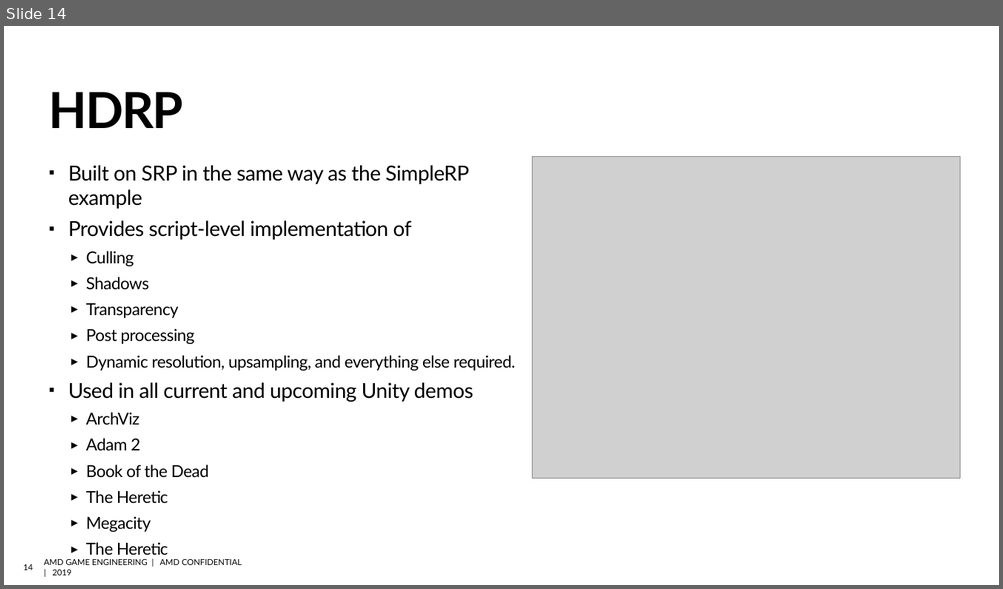
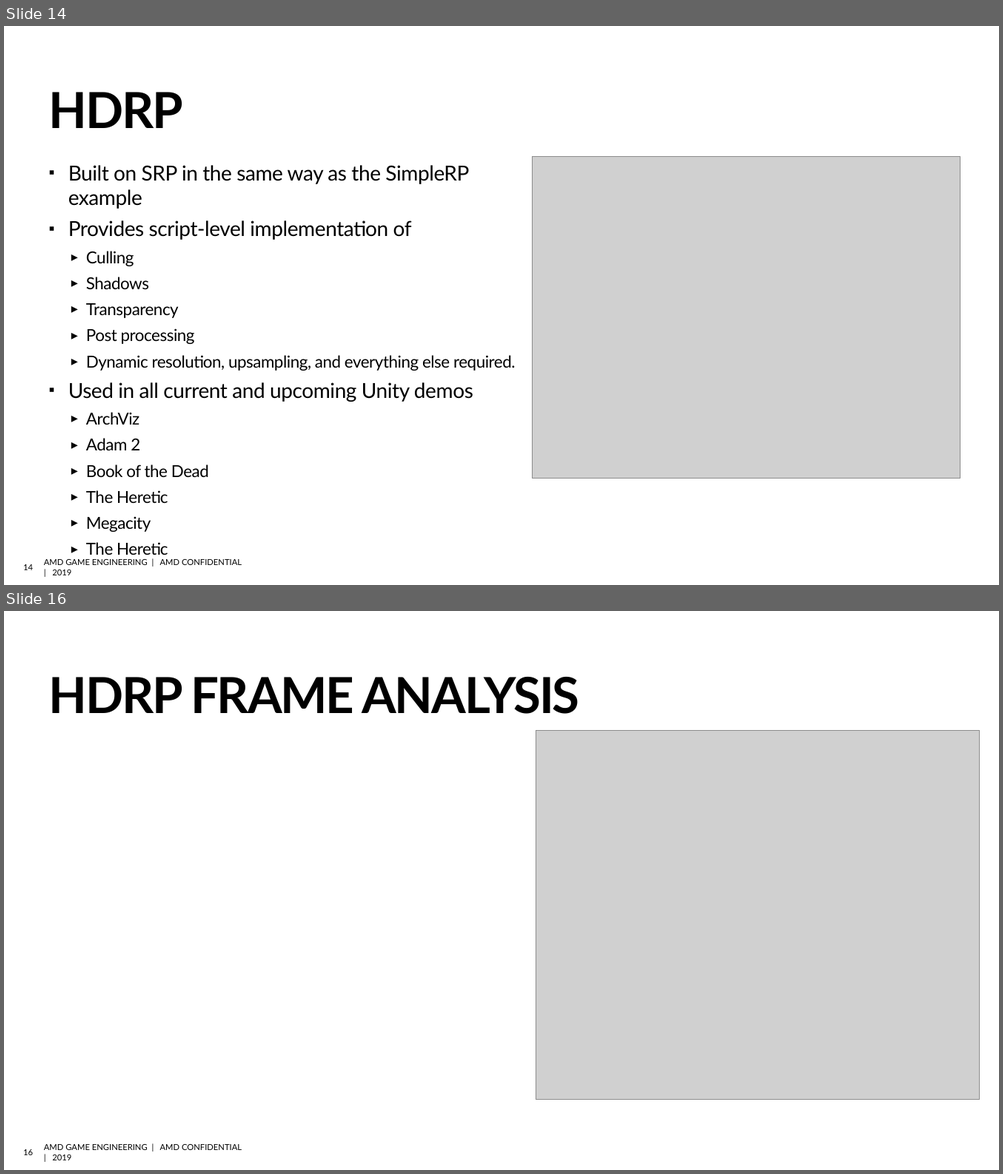
Before and after one commit to david-lively/CustomSRP, a slide deck: HDRP.pptx. Shown one above the other, each under a label of ours: slide 14 before the commit, slides 14 and 16 after it; the slides between them are not shown. The pictures are 1003x589 and 1003x1174 pixels, drawn with LibreOffice and Linux fonts; fonts in the diff are those of the drawing; grey boxes stand for pictures; background and template pictures are left out. Boxes give left, top, right and bottom in pixels: in the first picture for what was removed or moved away, otherwise in the second. Text is boxed around its words. In the diff, an @@ line names an element or a change of style, - is before the commit and + after.

```diff
--- a/HDRP.pptx
+++ b/HDRP.pptx
@@ slide 16 added at bbox=[4, 611, 999, 1170], background picture (left out); not listed: 2 template elements that a slide beside it also shows @@
@@ title added at bbox=[48, 677, 579, 714], 48 pt, text #000000, bold @@
+HDRP FRAME ANALYSIS
@@ picture added at bbox=[536, 730, 979, 1099] @@
```
Also in this commit, not shown: 4 slides changed.
